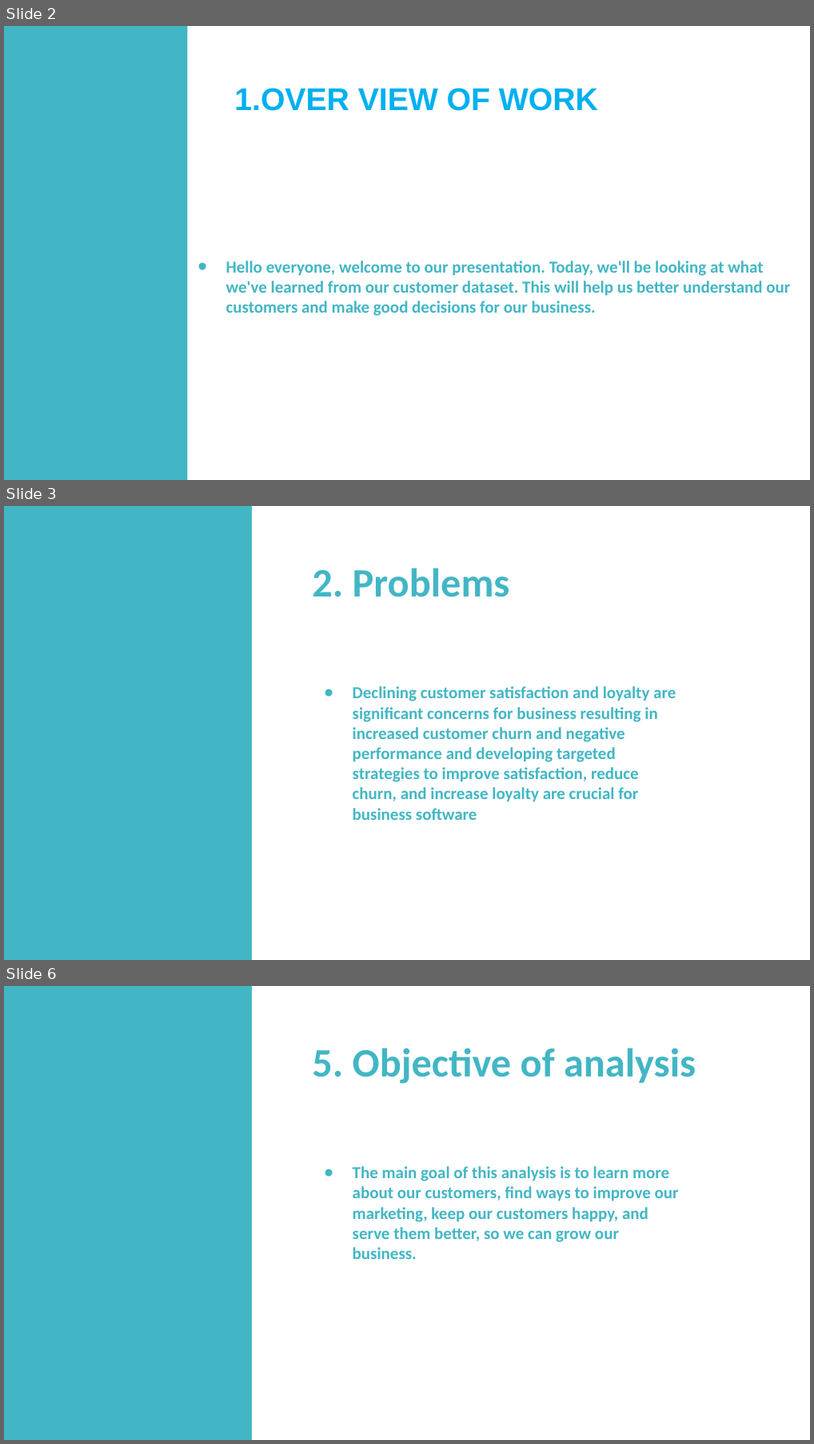
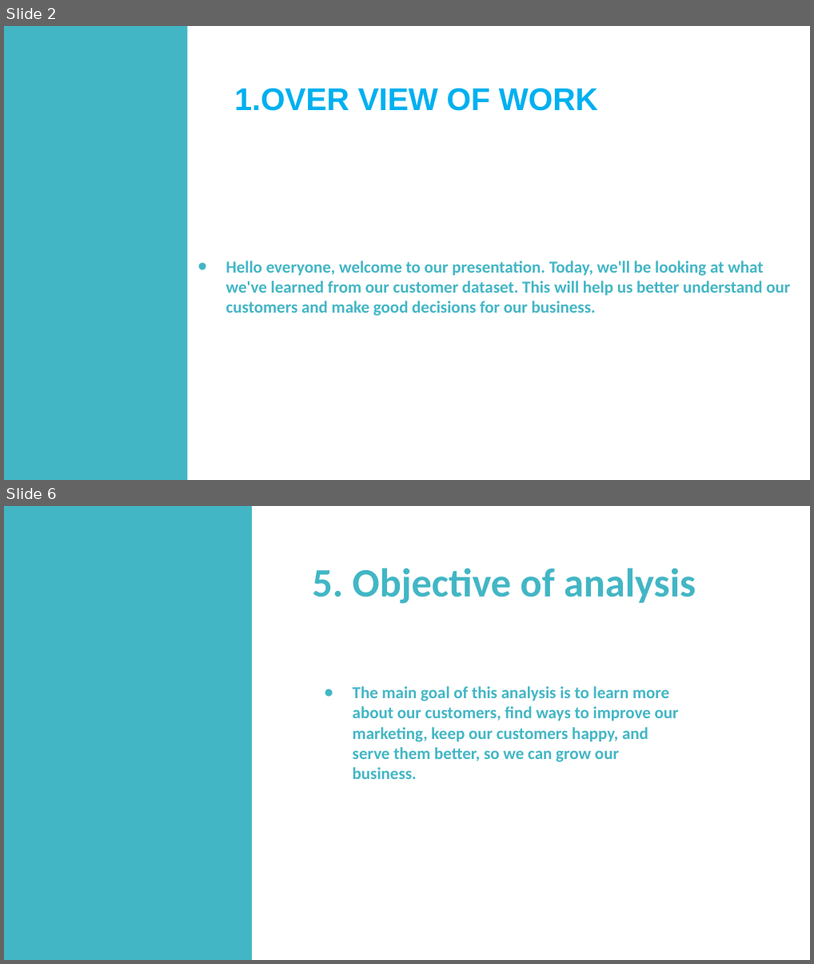
Before and after one commit to SafehEmmanuela/Final-Project, a slide deck: Power point presentation.pptx. Shown one above the other, each under a label of ours: slides 2, 3 and 6 before the commit, slides 2 and 6 after it; the slides between them are not shown. The pictures are 814x1444 and 814x964 pixels, drawn with LibreOffice and Linux fonts; fonts in the diff are those of the drawing. Boxes give left, top, right and bottom in pixels: in the first picture for what was removed or moved away, otherwise in the second. Text is boxed around its words. In the diff, an @@ line names an element or a change of style, - is before the commit and + after.

```diff
--- a/Power point presentation.pptx
+++ b/Power point presentation.pptx
@@ slide 3 removed at bbox=[4, 506, 810, 960], background #FFFFFF @@
@@ rectangle removed at bbox=[4, 506, 252, 959] @@
@@ text removed at bbox=[312, 568, 510, 597] @@
-2. Problems
@@ text removed at bbox=[353, 686, 676, 820] @@
-● Declining customer satisfaction and loyalty are significant concerns for business resulting in increased customer churn and negative performance and developing targeted strategies to improve satisfaction, reduce churn, and increase loyalty are crucial for business software
```
Also in this commit, not shown: 3 slides added, 2 other slides removed.
